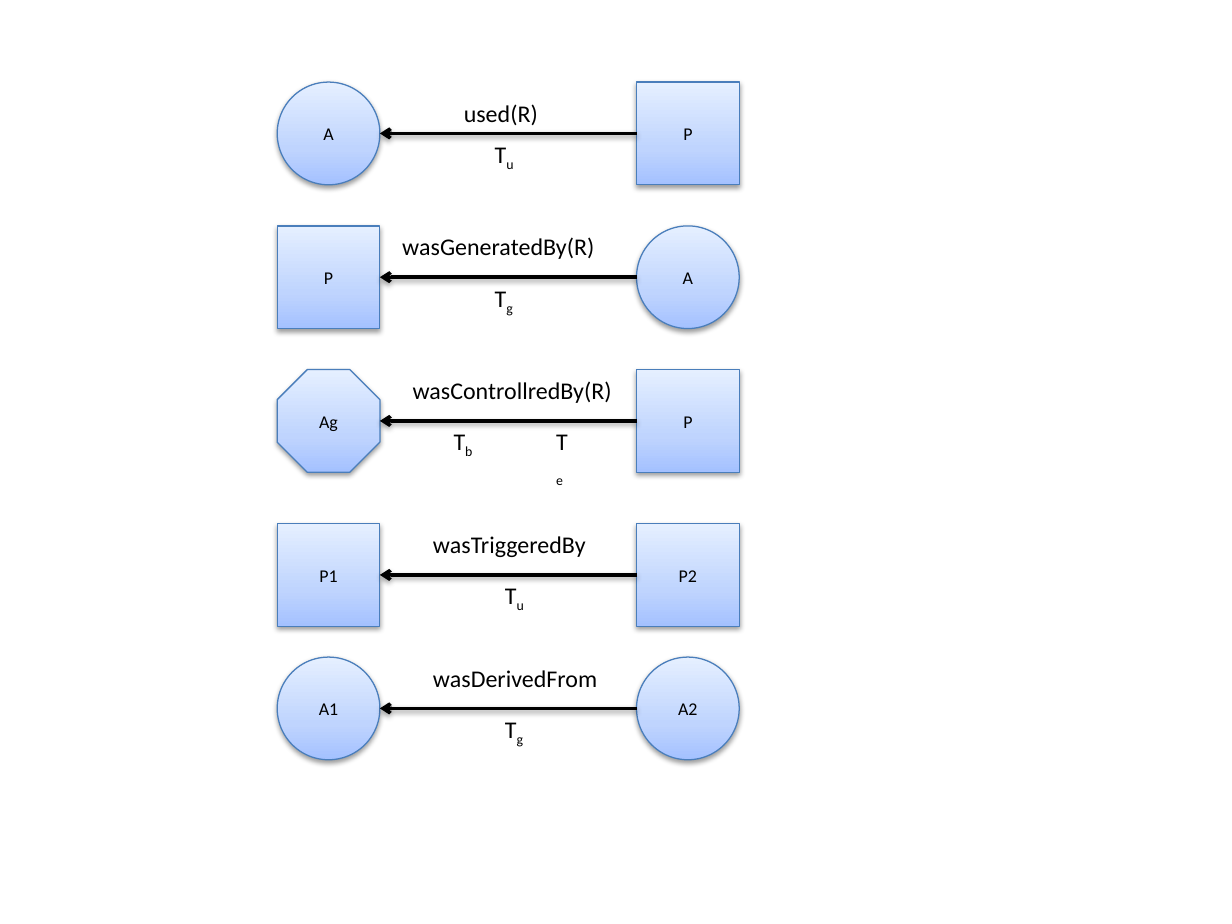
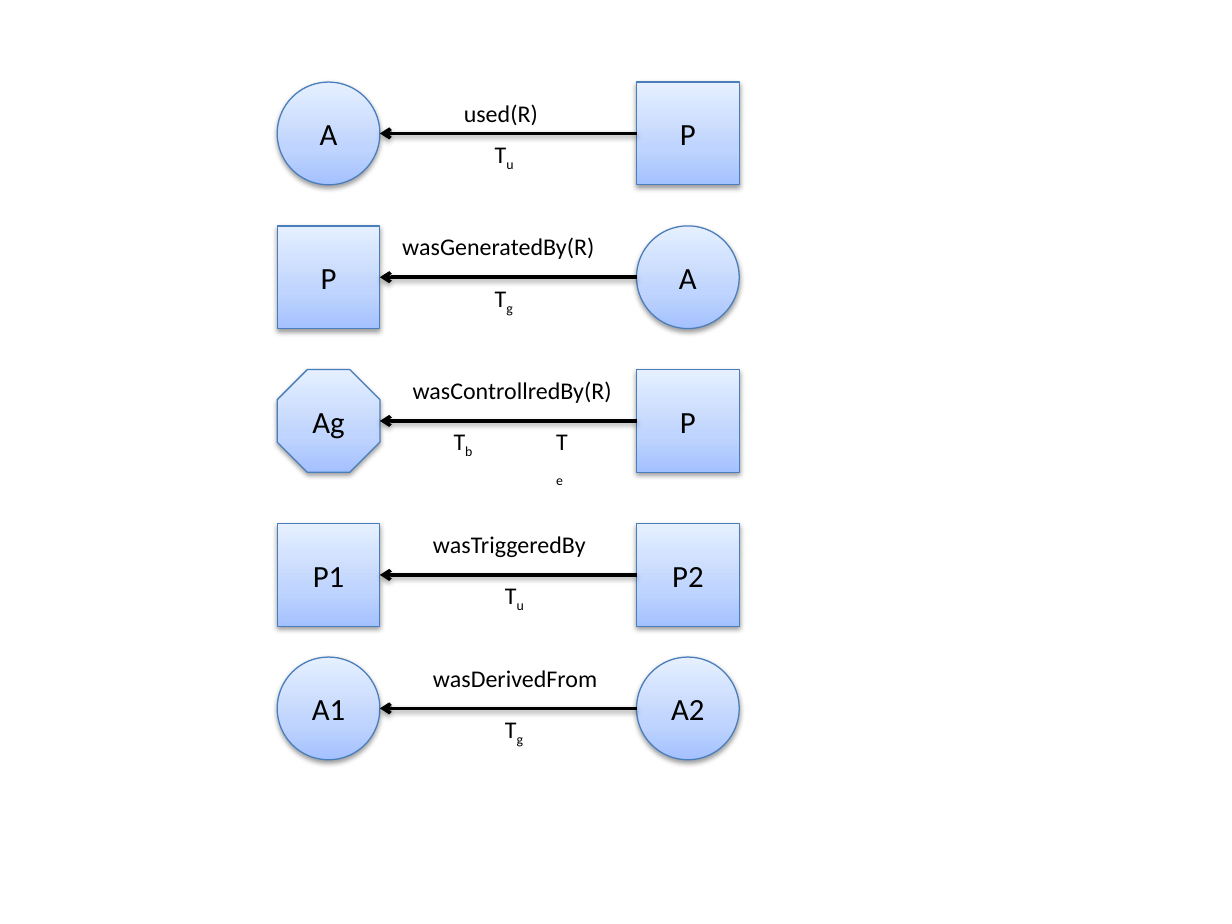
Before and after one commit to gems-uff/sdm, a slide deck: slide 1 of Documents/Dissertacao/dissertation_figures.pptx. Drawn at 1232x924 pixels with LibreOffice and Linux fonts; fonts in the diff are those of the drawing. Boxes give left, top, right and bottom in pixels: in the first picture for what was removed or moved away, otherwise in the second. Text is boxed around its words. In the diff, an @@ line names an element or a change of style, - is before the commit and + after.

Commit message:
Added draft from chapter 2 Changed figure scale in dissertation_figures.pptx

```diff
--- a/Documents/Dissertacao/dissertation_figures.pptx
+++ b/Documents/Dissertacao/dissertation_figures.pptx
@@ size 10.5 to 18 pt in 10 elements at [637,83,739,185], [277,83,379,185], [277,370,379,472], [277,225,379,328], [637,225,739,328], [637,370,739,472], [637,524,739,626], [277,524,379,626], [637,657,739,759], [277,657,379,759] @@
```
Also in this commit, not shown: 1 other file.
